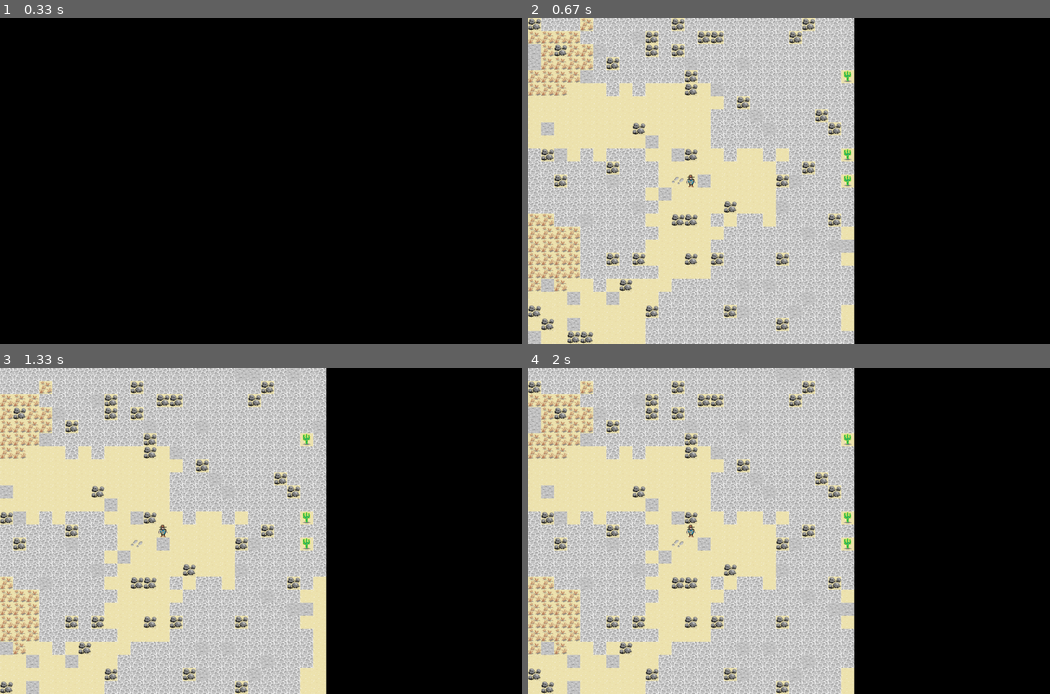
Above: before the commit, frames 1-4 (two rows, left to right).
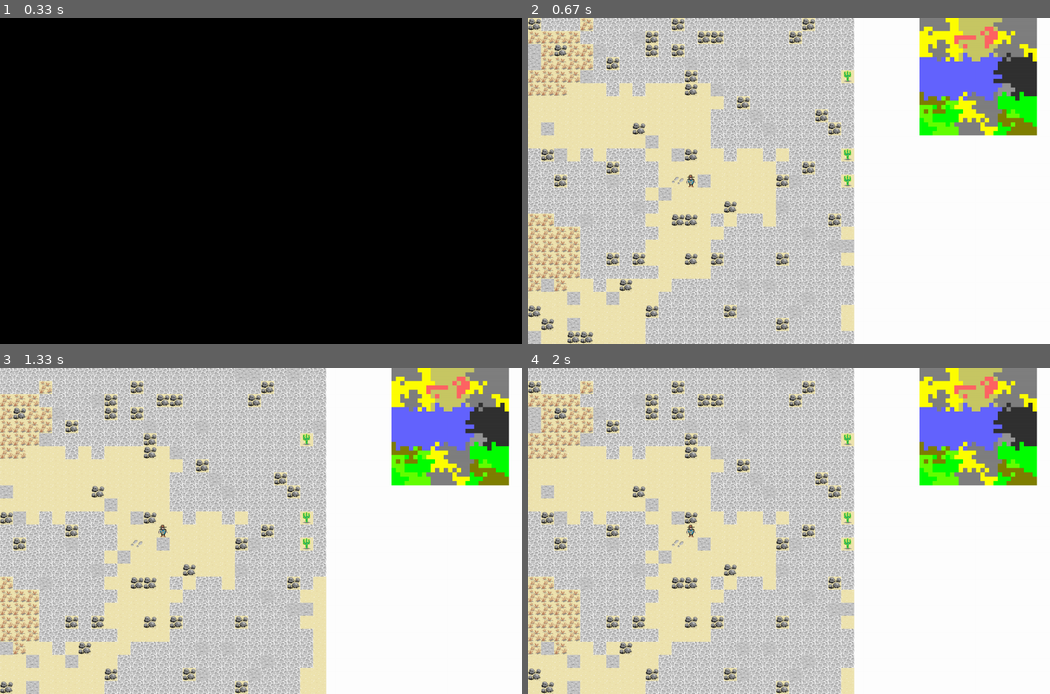
Above: after the commit, the same moments.

Repository: Apolliner/Field-Mini-Game
Game: pygame game, started from Pygame_advanced_map_generator_version.py
Same seed, same stepped clock (60 frames per second), same inputs: the game is played once before the commit and once after it.
Inputs:
- Up to frame 1 (0.33 s): no input
- Up to frame 2 (0.67 s): hold Right from 0.33 s (still down)
- Up to frame 3 (1.33 s): release Right at 0.8 s; hold Up 0.83-1.13 s; hold Right from 1.17 s (still down)
- Up to frame 4 (2 s): release Right at 1.72 s; hold Left from 1.75 s (still down)

Frame 1 is identical in both runs. In frame 2, 38% of the frame differs, in the area x 62-100%, y 0-100%; in frame 3, 38%; in frame 4, 38%.

Commit message:
Персонаж не может перейти на тайл, находящийся на другом уровне, если этот тайл не является лестницей

Diff:
--- a/Pygame_advanced_map_generator_version.py
+++ b/Pygame_advanced_map_generator_version.py
@@ -44,7 +44,8 @@
 class Person:
     """ Содержит в себе глобальное местоположение персонажа, расположение в пределах загруженного участка карты и координаты используемых чанков """
     __slots__ = ('name', 'assemblage_point', 'dynamic', 'chunks_use_map', 'pointer', 'gun', 'global_position', 'number_chunk',
-                 'check_encounter_position', 'environment_temperature', 'person_temperature', 'person_pass_step', 'enemy_pass_step', 'speed', 'test_visible')
+                 'check_encounter_position', 'environment_temperature', 'person_temperature', 'person_pass_step', 'enemy_pass_step',
+                 'speed', 'test_visible', 'level')
     def __init__(self, assemblage_point:list, dynamic:list, chunks_use_map:list, pointer:list, gun:list):
         self.name = 'person'
         self.assemblage_point = assemblage_point
@@ -65,6 +66,7 @@
         self.enemy_pass_step = 0
         self.speed = 1
         self.test_visible = False
+        self.level = 0
 
 
 
@@ -1332,7 +1334,7 @@
 
 def master_player_action(global_map, person, chunk_size, go_to_print, mode_action, interaction, activity_list, step):
 
-
+    person.level = person.chunks_use_map[person.dynamic[0]][person.dynamic[1]].level # Определение высоты прсонажа
     pressed_button = ''
     mode_action, pressed_button = request_press_button(global_map, person, chunk_size, go_to_print, mode_action, interaction)
     if pressed_button != 'none':
@@ -1446,28 +1448,41 @@
 def request_move(global_map:list, person, chunk_size:int, go_to_print, pressed_button):
     """
         Меняет динамическое местоположение персонажа
+
+
+        Сначала происходит проверка не является ли следующий по пути тайл скалой, затем проверяется не находится ли он на другом уровне
+        или лестницей или персонаж сейчас стоит на лестнице.
     """
     if pressed_button == 'up':
 
-        if person.chunks_use_map[person.dynamic[0] - 1][person.dynamic[1]].icon != '▲':
+        if person.chunks_use_map[person.dynamic[0] - 1][person.dynamic[1]].icon != '▲' and (person.level == person.chunks_use_map[
+            person.dynamic[0] - 1][person.dynamic[1]].level or person.chunks_use_map[person.dynamic[0] - 1][
+                person.dynamic[1]].stairs or person.chunks_use_map[person.dynamic[0]][person.dynamic[1]].stairs):
             if person.dynamic[0] >= chunk_size//2 and person.assemblage_point[0] > 0:
                 person.dynamic[0] -= 1
 
     elif pressed_button == 'left':
 
-        if person.chunks_use_map[person.dynamic[0]][person.dynamic[1] - 1].icon != '▲':
+        if person.chunks_use_map[person.dynamic[0]][person.dynamic[1] - 1].icon != '▲'and (person.level == person.chunks_use_map[
+            person.dynamic[0]][person.dynamic[1] - 1].level or person.chunks_use_map[person.dynamic[0]][
+                person.dynamic[1] - 1].stairs or person.chunks_use_map[person.dynamic[0]][person.dynamic[1]].stairs):
             if person.dynamic[1] >= chunk_size//2 and person.assemblage_point[1] > 0:
                 person.dynamic[1] -= 1
 
+
     elif pressed_button == 'down':
 
-        if person.chunks_use_map[person.dynamic[0] + 1][person.dynamic[1]].icon != '▲':
+        if person.chunks_use_map[person.dynamic[0] + 1][person.dynamic[1]].icon != '▲'and (person.level == person.chunks_use_map[
+            person.dynamic[0] + 1][person.dynamic[1]].level or person.chunks_use_map[person.dynamic[0] + 1][
+                person.dynamic[1]].stairs or person.chunks_use_map[person.dynamic[0]][person.dynamic[1]].stairs):
             if person.dynamic[0] <= (chunk_size + chunk_size//2) and person.assemblage_point[0] != (len(global_map) - 2):
                 person.dynamic[0] += 1
 
     elif pressed_button == 'right':
 
-        if person.chunks_use_map[person.dynamic[0]][person.dynamic[1] + 1].icon != '▲':
+        if person.chunks_use_map[person.dynamic[0]][person.dynamic[1] + 1].icon != '▲' and (person.level == person.chunks_use_map[
+            person.dynamic[0]][person.dynamic[1] + 1].level or person.chunks_use_map[person.dynamic[0]][
+                person.dynamic[1] + 1].stairs or person.chunks_use_map[person.dynamic[0]][person.dynamic[1]].stairs):
             if person.dynamic[1] <= (chunk_size + chunk_size//2) and person.assemblage_point[1] != (len(global_map) - 2):
                 person.dynamic[1] += 1
 
@@ -1678,7 +1693,7 @@
     test1 = time.time()
 
     size_tile = 30 # Настройка размера тайлов игрового окна
-    #size_tile_minimap = 10 # Настройка размера тайлов миникаты
+    size_tile_minimap = 10 # Настройка размера тайлов миникаты
 
     all_sprites = pygame.sprite.Group()
 
@@ -1688,7 +1703,8 @@
             all_sprites.add(Image_tile(number_tile*size_tile, number_line*size_tile, size_tile, tiles_image_dict,
                                        landscape_layer[number_line][number_tile].icon,
                                        landscape_layer[number_line][number_tile].type))
-            all_sprites.add(Level_tiles(number_tile*size_tile, number_line*size_tile, size_tile, landscape_layer[number_line][number_tile].level))
+            if landscape_layer[number_line][number_tile].level > 1:
+                all_sprites.add(Level_tiles(number_tile*size_tile, number_line*size_tile, size_tile, landscape_layer[number_line][number_tile].level - 1))
     test2_1 = time.time()
     for number_line in range(chunk_size):
         for number_tile in range(chunk_size):
@@ -1714,6 +1730,19 @@
                                        sky_layer[number_line][number_tile].icon,
                                        sky_layer[number_line][number_tile].type))
     test2 = time.time()
+
+    # Печать миникарты
+
+    for number_line in range(len(global_map)):
+        for number_tile in range(len(global_map[0])):
+
+            all_sprites.add(All_tiles(number_tile*size_tile_minimap + (30*size_tile), number_line*size_tile_minimap, size_tile_minimap,
+                                      global_map[number_line][number_tile].icon))
+
+
+
+
+    screen.fill((255, 255, 255))
     all_sprites.draw(screen)
     pygame.display.flip()
 
